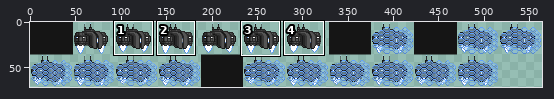
Edited in one commit: pixel-art file (monsters/drones/Hammer/knightfall_hammer_defense/body/Hammer Drone.ase). The first picture is a wide view before the edit; the outline marks the close-up.
Close-up. As it was:
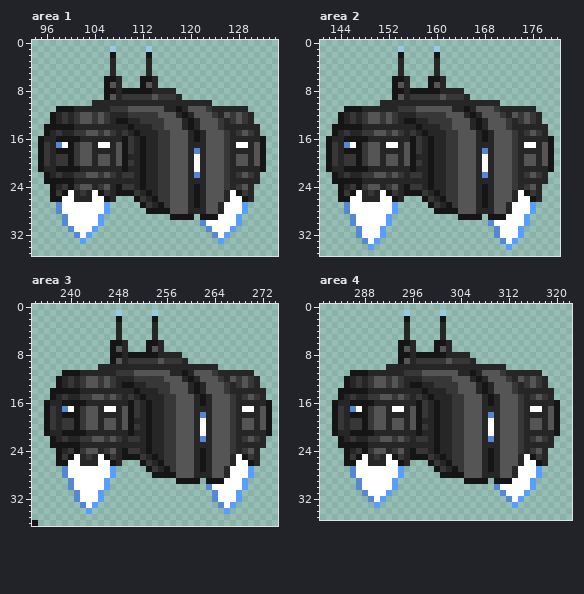
564x72 pixels, 1 frame. Shown: area 1: x 94..134, y 0..35; area 2: x 141..180, y 0..35; area 3: x 234..274, y 0..36; area 4: x 281..322, y 0..35. The commit also changed other parts of the picture, which this record leaves out.
Now the later version:
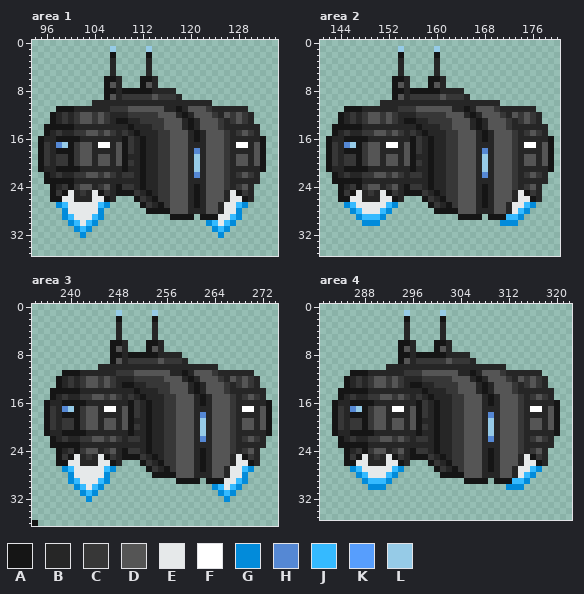
Palette (. is transparent): A #151515  B #262626  C #373737  D #555555  E #e6e9ea  F #ffffff  G #028bda  H #5588d4  J #35baff  K #579efd  L #96cbe7
Changes in this commit:
Changed rows in their new state; - is an unchanged pixel.
Area 1, layer "Front":
first column x 99:
17 L----------------------
19 ----------------------L
20 ----------------------L
21 ----------------------L
first column x 98:
25 --E---E----------------------E--
26 -EE---EE---------------------EE-
27 GJEEEEEJG-------------------EEJG
28 .GEEEEEG.-------------------EEG.
29 -GJEEEJG-------------------EEJG-
30 -.GJEJG.----------------.GJEJG.-
31 --.GJG.------------------.GJG.--
32 ---.G.--------------------.G.---
33 ----.----------------------.----
Area 2, layer "Front":
first column x 146:
17 L----------------------
19 ----------------------L
20 ----------------------L
21 ----------------------L
first column x 145:
25 --E---E----------------------E--
26 -EE---EE---------------------EE-
27 GJEEEEEJG-------------------EEJG
28 .GJEEEJG.-------------------EJG.
29 -.GJJJG.-------------------JJG.-
30 -..GGG..----------------..GGG..-
31 --.....------------------.....--
32 --.....------------------.....--
33 ---...--------------------...---
34 ----.----------------------.----
Area 3, layer "Front":
first column x 240:
17 L----------------------
19 ----------------------L
20 ----------------------L
21 ----------------------L
first column x 239:
25 --E---E----------------------E--
26 -EE---EE---------------------EE-
27 GJEEEEEJG-------------------EEJG
28 .GEEEEEG.-------------------EEG.
29 -GJEEEJG-------------------EEJG-
30 -.GJEJG.----------------.GJEJG.-
31 --.GJG.------------------.GJG.--
32 --..G..------------------..G..--
33 ---...--------------------...---
34 ----.----------------------.----
Area 4, layer "Front":
first column x 287:
17 L----------------------
19 ----------------------L
20 ----------------------L
21 ----------------------L
first column x 286:
25 --E---E----------------------E--
26 -EE---EE---------------------EE-
27 GJEEEEEJG-------------------EEJG
28 .GJEEEJG.-------------------EJG.
29 -.GJJJG.-------------------JJG.-
30 -..GGG..----------------..GGG..-
31 --.....------------------.....--
32 ---...--------------------...---
33 ----.----------------------.----
